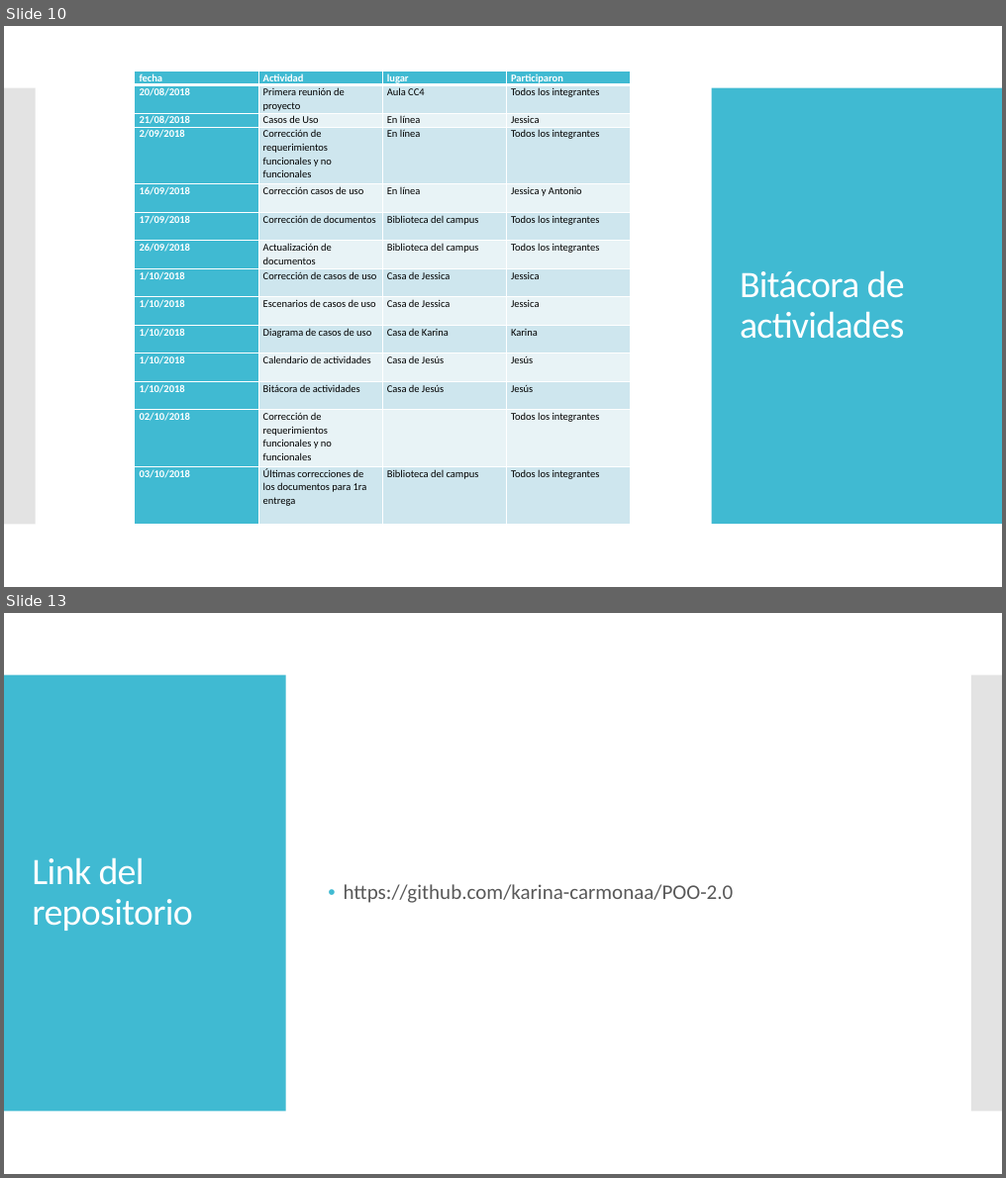
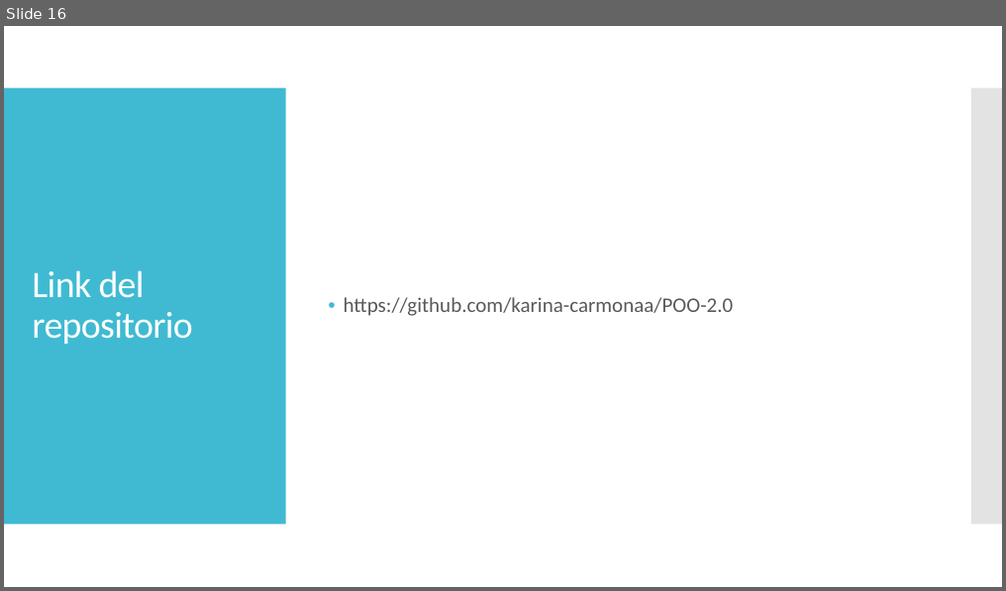
Before and after one commit to jesusapb/POO-2.0, a slide deck: Presentación.pptx. Shown one above the other, each under a label of ours: slides 10 and 13 before the commit, slide 16 after it; the slides between them are not shown. The pictures are 1006x1178 and 1006x591 pixels, drawn with LibreOffice and Linux fonts; fonts in the diff are those of the drawing. Boxes give left, top, right and bottom in pixels: in the first picture for what was removed or moved away, otherwise in the second. Text is boxed around its words. In the diff, an @@ line names an element or a change of style, - is before the commit and + after.

```diff
--- a/Presentación.pptx
+++ b/Presentación.pptx
@@ slide 10 removed at bbox=[4, 26, 1002, 587], background #FFFFFF; not listed: 2 template elements that a slide beside it also shows @@
@@ rectangle removed at bbox=[4, 26, 1002, 587] @@
@@ table removed at bbox=[135, 71, 632, 524], 14 rows, 4 columns @@
-fecha | Actividad | lugar | Participaron
-20/08/2018 | Primera reunión de proyecto | Aula CC4 | Todos los integrantes
-21/08/2018 | Casos de Uso | En línea | Jessica
-2/09/2018 | Corrección de requerimientos funcionales y no funcionales | En línea | Todos los integrantes
-16/09/2018 | Corrección casos de uso | En línea | Jessica y Antonio
-17/09/2018 | Corrección de documentos | Biblioteca del campus | Todos los integrantes
-26/09/2018 | Actualización de documentos | Biblioteca del campus | Todos los integrantes
-1/10/2018 | Corrección de casos de uso | Casa de Jessica | Jessica
-1/10/2018 | Escenarios de casos de uso | Casa de Jessica | Jessica
-1/10/2018 | Diagrama de casos de uso | Casa de Karina | Karina
-1/10/2018 | Calendario de actividades | Casa de Jesús | Jesús
-1/10/2018 | Bitácora de actividades | Casa de Jesús | Jesús
-02/10/2018 | Corrección de requerimientos funcionales y no funcionales |  | Todos los integrantes
-03/10/2018 | Últimas correcciones de los documentos para 1ra entrega | Biblioteca del campus | Todos los integrantes
@@ rectangle removed at bbox=[4, 88, 36, 525] @@
@@ rectangle removed at bbox=[712, 88, 1002, 525] @@
@@ title removed at bbox=[740, 271, 905, 339] @@
-Bitácora de actividades
@@ what was slide 13 is now slide 16 @@
```
Also in this commit, not shown: 8 slides changed, 4 slides added, 6 other files.
